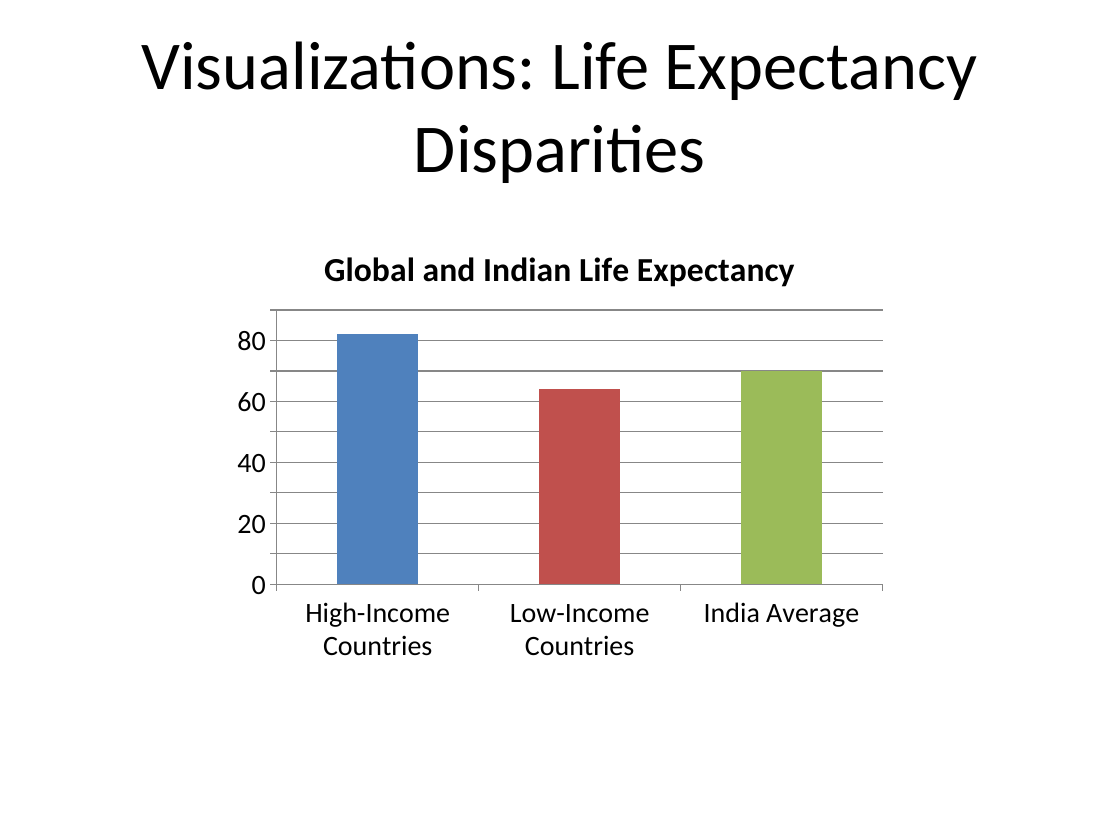
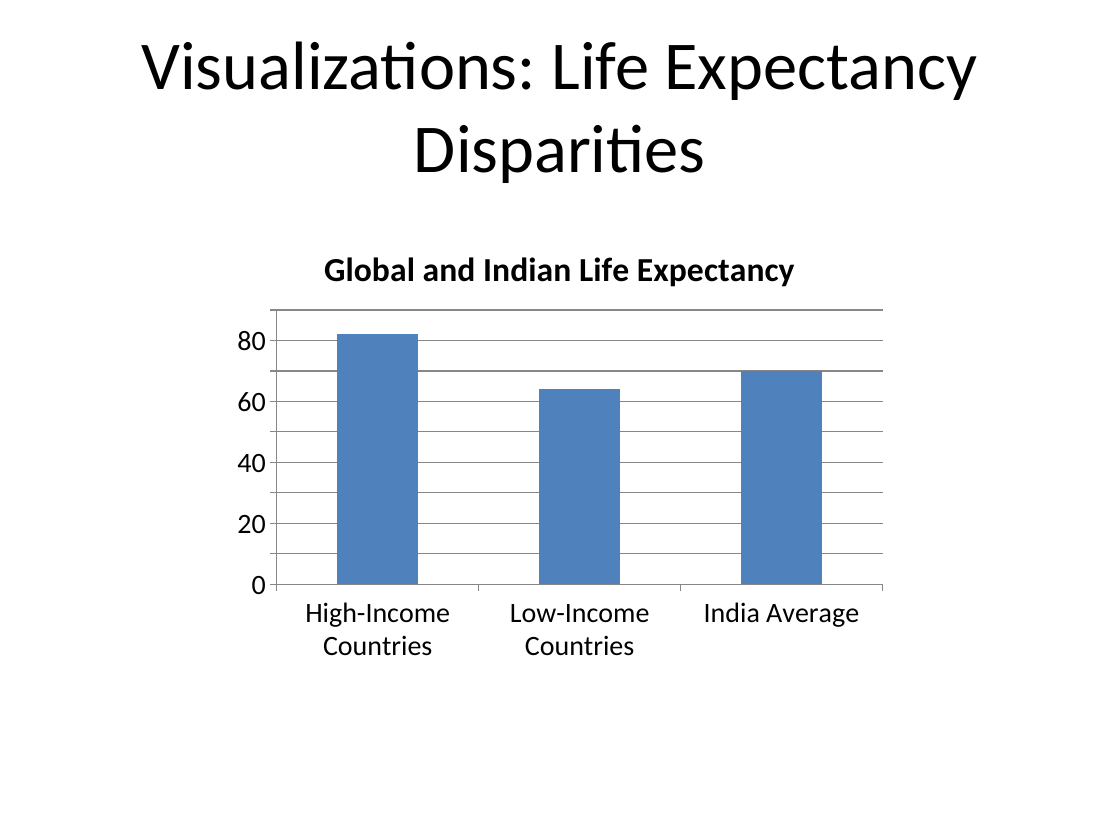
Before and after one commit to hssling/PG_Seminar_Presentation_Generator_CBME_NMC_Medical, a slide deck: slide 24 of seminar_presentation_comprehensive.pptx. Drawn at 1120x840 pixels with LibreOffice and Linux fonts; fonts in the diff are those of the drawing. Boxes give left, top, right and bottom in pixels: in the first picture for what was removed or moved away, otherwise in the second. Text is boxed around its words. In the diff, an @@ line names an element or a change of style, - is before the commit and + after.

```diff
--- a/seminar_presentation_comprehensive.pptx
+++ b/seminar_presentation_comprehensive.pptx
@@ column chart at (224, 224, 896, 672) @@
@@ colours of single points changed @@
@@ category axis changed @@
@@ bar spacing changed @@
```
Also in this commit, not shown: 4 other slides changed, 35 other files.
